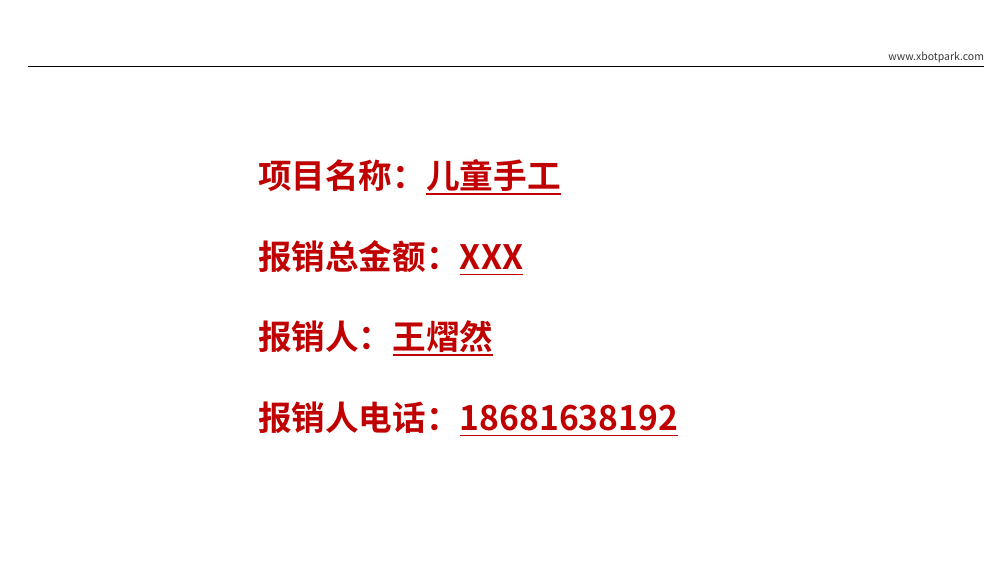
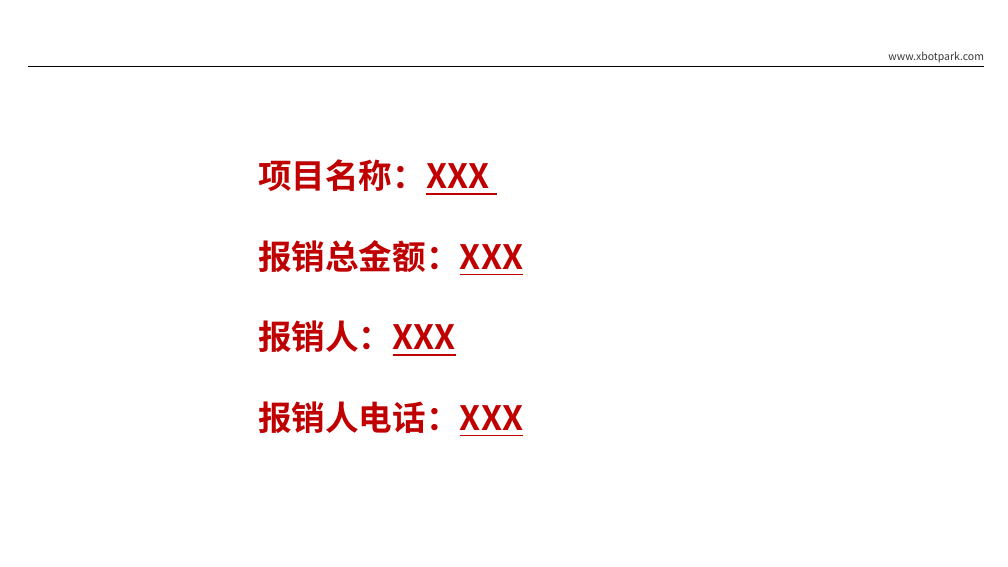
Before and after one commit to Yvainwoo/processing-xbotpark-reimbursement, a slide deck: slide 1 of .agents/skills/processing-reimbursement/assets/信息概要的模版.pptx. Drawn at 1008x567 pixels with LibreOffice and Linux fonts; fonts in the diff are those of the drawing; background and template pictures are left out. Boxes give left, top, right and bottom in pixels: in the first picture for what was removed or moved away, otherwise in the second. Text is boxed around its words. In the diff, an @@ line names an element or a change of style, - is before the commit and + after.

```diff
--- a/.agents/skills/processing-reimbursement/assets/信息概要的模版.pptx
+++ b/.agents/skills/processing-reimbursement/assets/信息概要的模版.pptx
@@ text at (x1=258, y1=159, x2=489, y2=195): text changed @@
-项目名称：儿童手工
+项目名称：XXX
@@ text at (x1=258, y1=320, x2=523, y2=436): text changed @@
-报销人：王熠然
-报销人电话：18681638192
+报销人：XXX
+报销人电话：XXX
```
Also in this commit, not shown: 13 other files.
